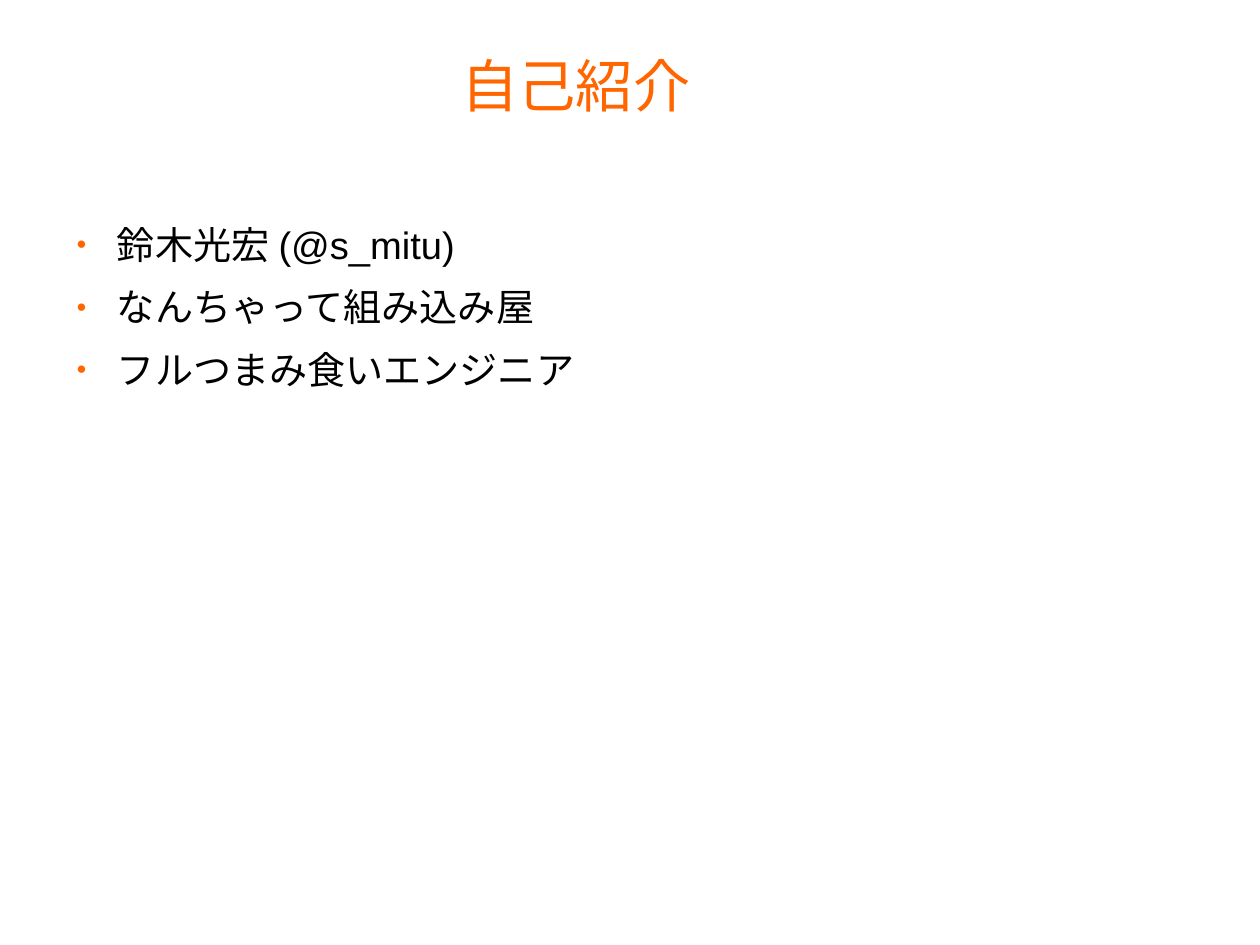
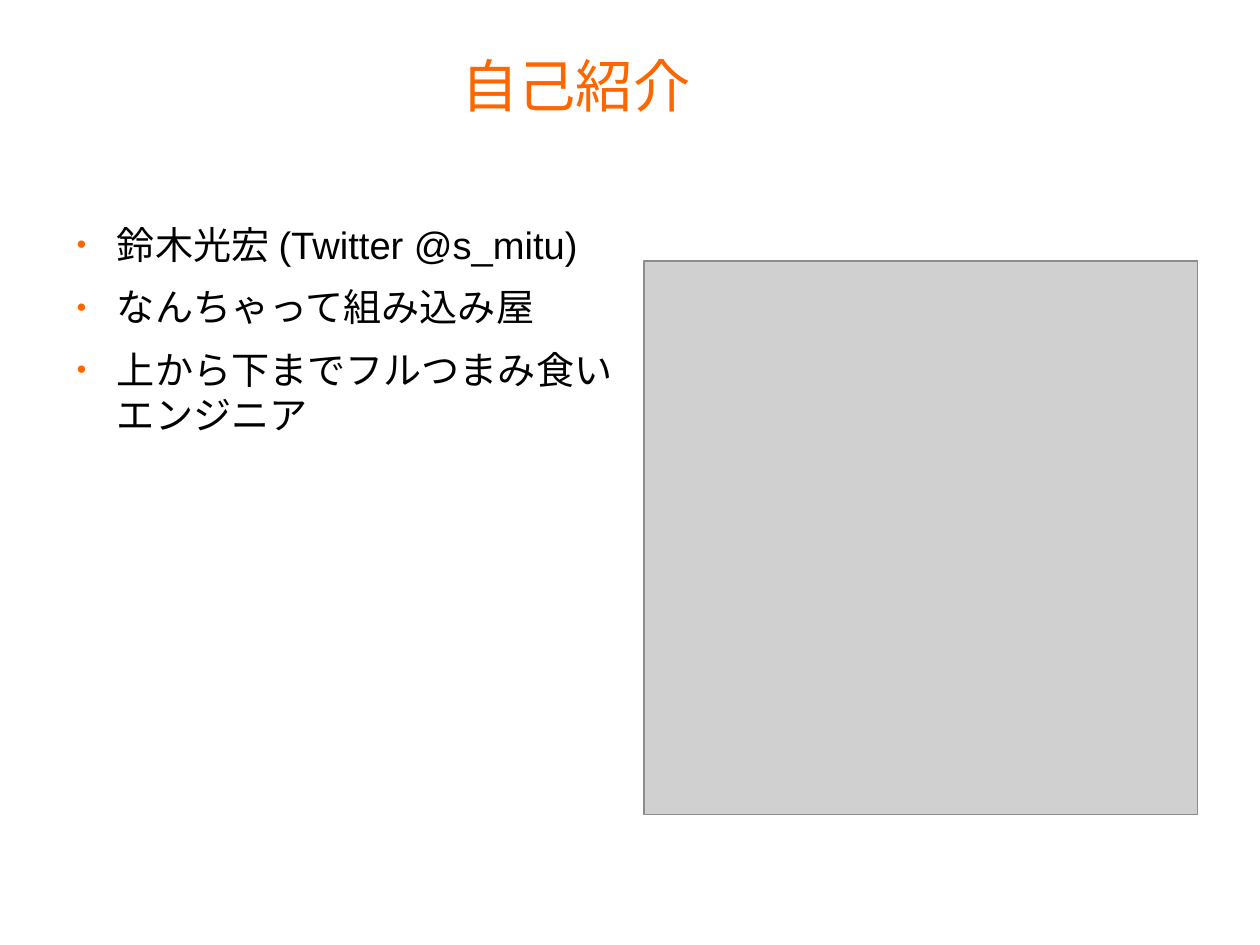
Before and after one commit to s-mitu/RaspberryPi, a slide deck: slide 2 of FreeBSD/Documents/PINE64-pi0-camera-20181026.odp. Drawn at 1260x945 pixels with LibreOffice and Linux fonts; fonts in the diff are those of the drawing; grey boxes stand for pictures; background and template pictures are left out. Boxes give left, top, right and bottom in pixels: in the first picture for what was removed or moved away, otherwise in the second. Text is boxed around its words. In the diff, an @@ line names an element or a change of style, - is before the commit and + after.

```diff
--- a/FreeBSD/Documents/PINE64-pi0-camera-20181026.odp
+++ b/FreeBSD/Documents/PINE64-pi0-camera-20181026.odp
@@ text at bbox=[117, 227, 578, 267]: text changed @@
-● 鈴木光宏(@s_mitu)
+● 鈴木光宏(Twitter @s_mitu)
@@ picture added at bbox=[644, 261, 1197, 814] @@
@@ text at bbox=[117, 352, 612, 431]: text changed @@
-● フルつまみ食いエンジニア
+● 上から下までフルつまみ食いエンジニア
```
Also in this commit, not shown: 1 other slide changed, 2 slides added.
